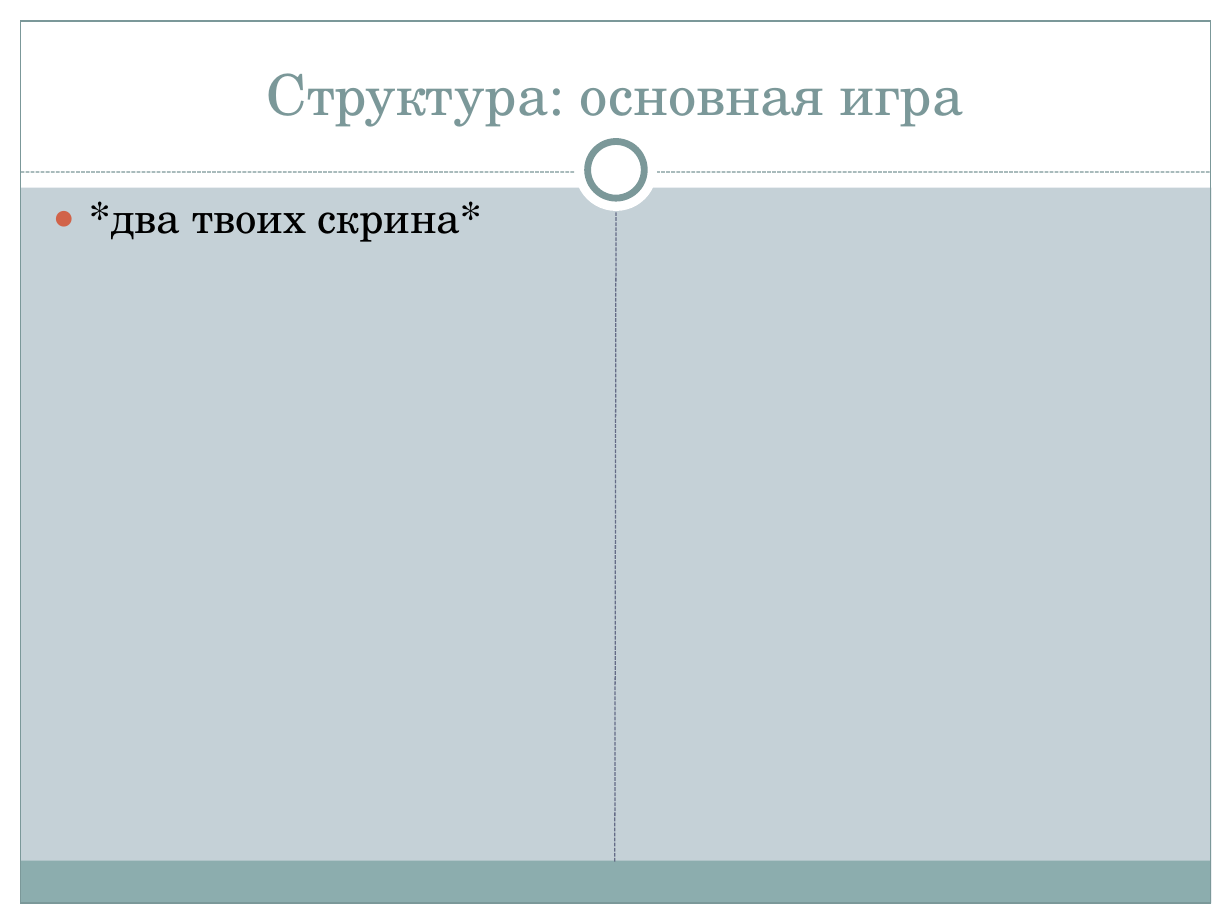
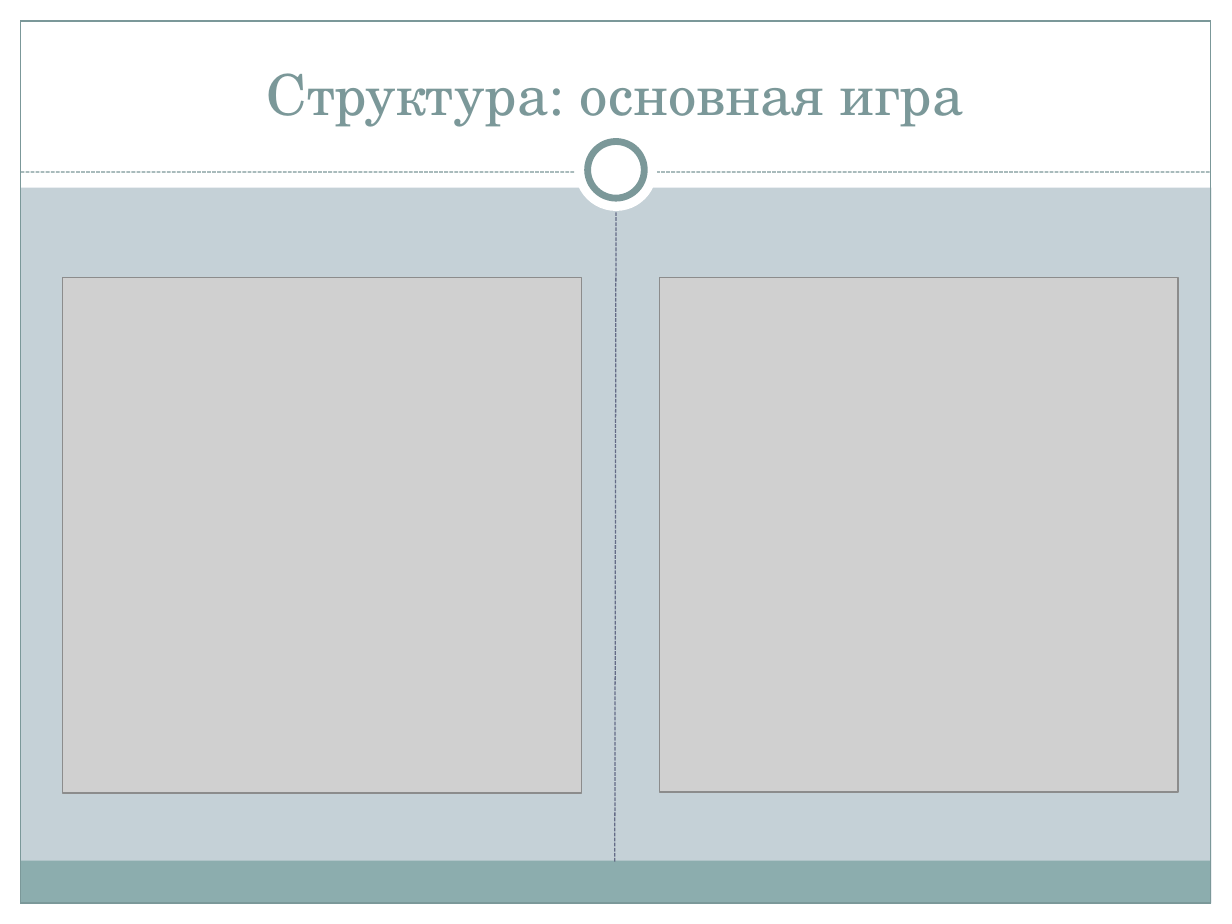
Before and after one commit to AleshinAndrei/PyGame_Project, a slide deck: slide 2 of Презент.pptx (slide 3 before the commit). Drawn at 1232x924 pixels with LibreOffice and Linux fonts; fonts in the diff are those of the drawing; grey boxes stand for pictures. Boxes give left, top, right and bottom in pixels: in the first picture for what was removed or moved away, otherwise in the second. Text is boxed around its words. In the diff, an @@ line names an element or a change of style, - is before the commit and + after.

```diff
--- a/Презент.pptx
+++ b/Презент.pptx
@@ text removed at bbox=[111, 212, 461, 242] @@
-● *два твоих скрина*
@@ picture added at bbox=[63, 277, 582, 792] @@
@@ picture added at bbox=[659, 277, 1178, 792] @@
```
Also in this commit, not shown: 1 other slide changed, 1 slide removed, 1 other file.
